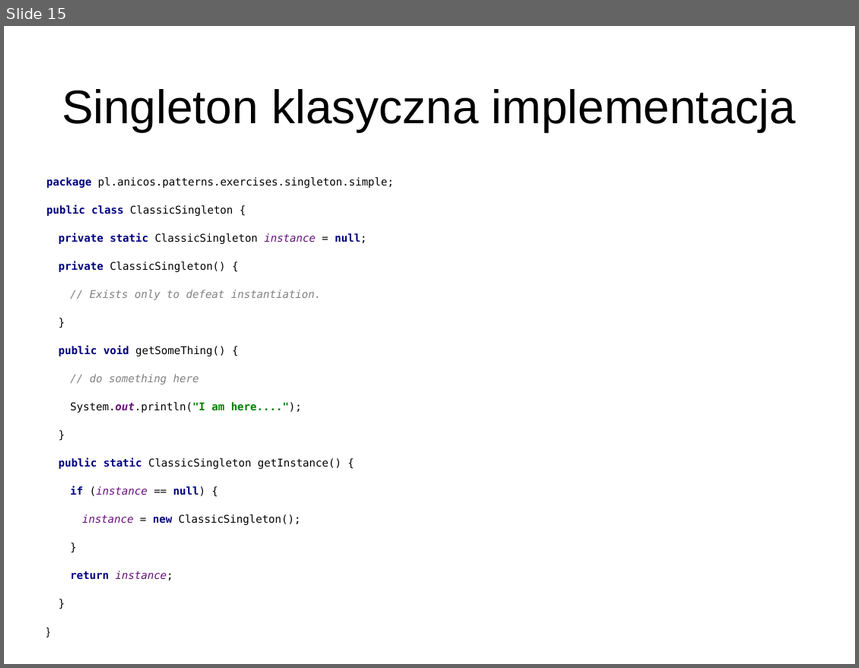
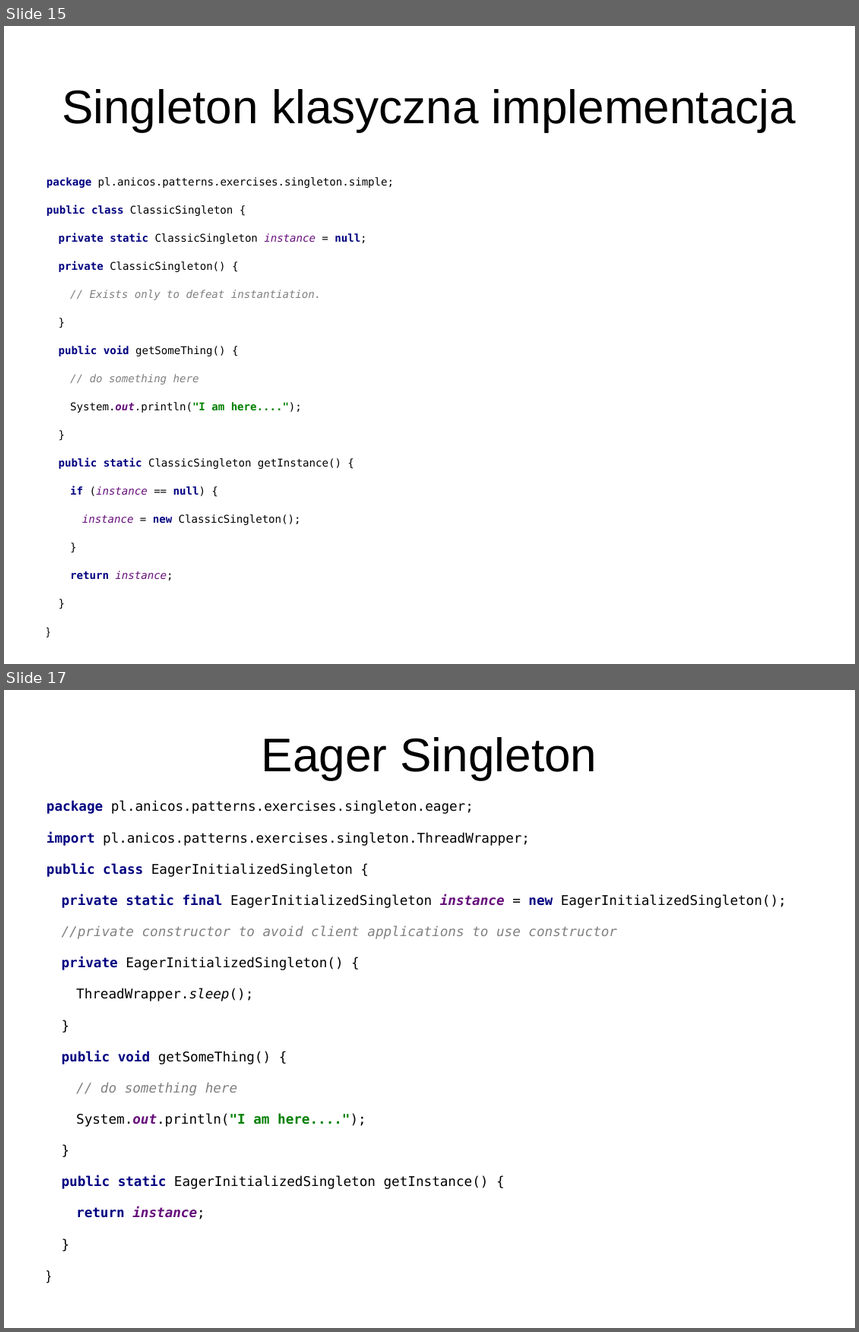
Before and after one commit to anicos/wzorce-projektowe-prezentacja, a slide deck: Part_1.odp. Shown one above the other, each under a label of ours: slide 15 before the commit, slides 15 and 17 after it; the slides between them are not shown. The pictures are 859x668 and 859x1332 pixels, drawn with LibreOffice and Linux fonts; fonts in the diff are those of the drawing. Boxes give left, top, right and bottom in pixels: in the first picture for what was removed or moved away, otherwise in the second. Text is boxed around its words. In the diff, an @@ line names an element or a change of style, - is before the commit and + after.

Commit message:
adding singletons

```diff
--- a/Part_1.odp
+++ b/Part_1.odp
@@ slide 17 added at [4, 690, 855, 1328], background #FFFFFF @@
@@ title added at [262, 737, 598, 780], 44 pt, text #000000 @@
+Eager Singleton
@@ text added at [47, 801, 787, 1220], 12.5 pt, text #000000 @@
+package pl.anicos.patterns.exercises.singleton.eager;
+import pl.anicos.patterns.exercises.singleton.ThreadWrapper;
+public class EagerInitializedSingleton {
+private static final EagerInitializedSingleton instance = new EagerInitializedSingleton();
+//private constructor to avoid client applications to use constructor
+private EagerInitializedSingleton() {
+ThreadWrapper.sleep();
+}
+public void getSomeThing() {
+// do something here
+System.out.println("I am here....");
+}
+public static EagerInitializedSingleton getInstance() {
+return instance;
+}
+}
```
Also in this commit, not shown: 1 slide changed, 4 other slides added.
